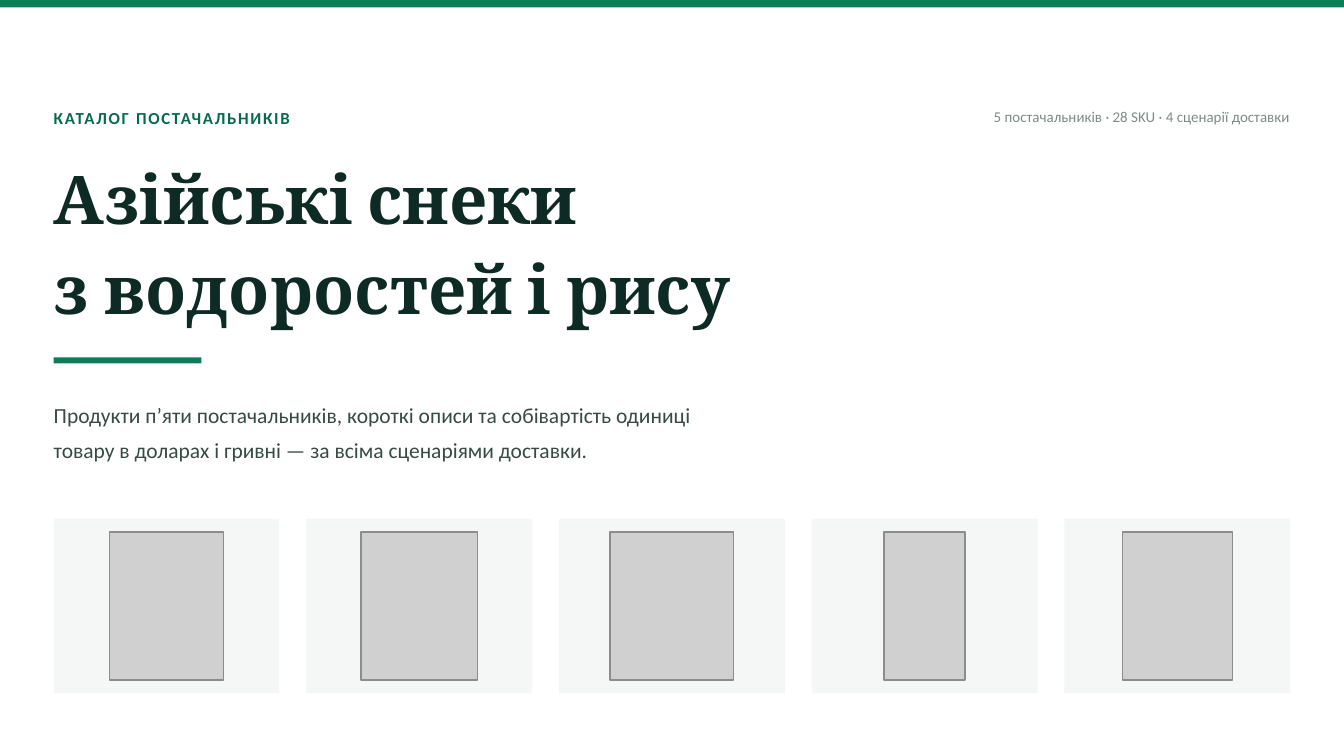
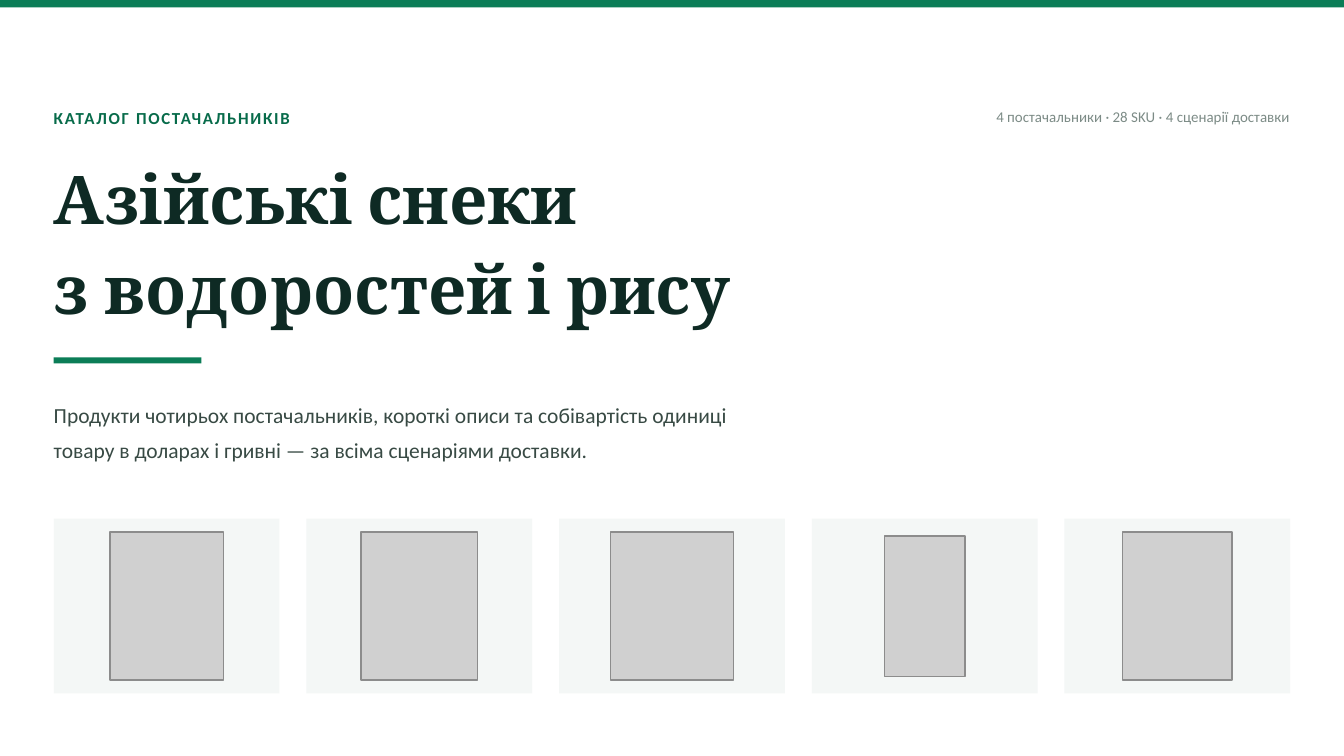
Before and after one commit to IllyaChaplygin/Chaplygin-Illya, a slide deck: slide 1 of presentation/Постачальники_снеків_собівартість.pptx. Drawn at 1344x756 pixels with LibreOffice and Linux fonts; fonts in the diff are those of the drawing; grey boxes stand for pictures. Boxes give left, top, right and bottom in pixels: in the first picture for what was removed or moved away, otherwise in the second. Text is boxed around its words. In the diff, an @@ line names an element or a change of style, - is before the commit and + after.

```diff
--- a/presentation/Постачальники_снеків_собівартість.pptx
+++ b/presentation/Постачальники_снеків_собівартість.pptx
@@ text at (996,112,1290,125): text changed @@
-5 постачальників · 28 SKU · 4 сценарії доставки
+4 постачальники · 28 SKU · 4 сценарії доставки
@@ text at (54,408,726,427): text changed @@
-Продукти п’яти постачальників, короткі описи та собівартість одиниці
+Продукти чотирьох постачальників, короткі описи та собівартість одиниці
@@ picture: place and size @@
-picture at (884,532,965,680)
+picture at (884,536,965,676)
```
Also in this commit, not shown: 12 other slides changed, 1 slide removed, 45 other files.
